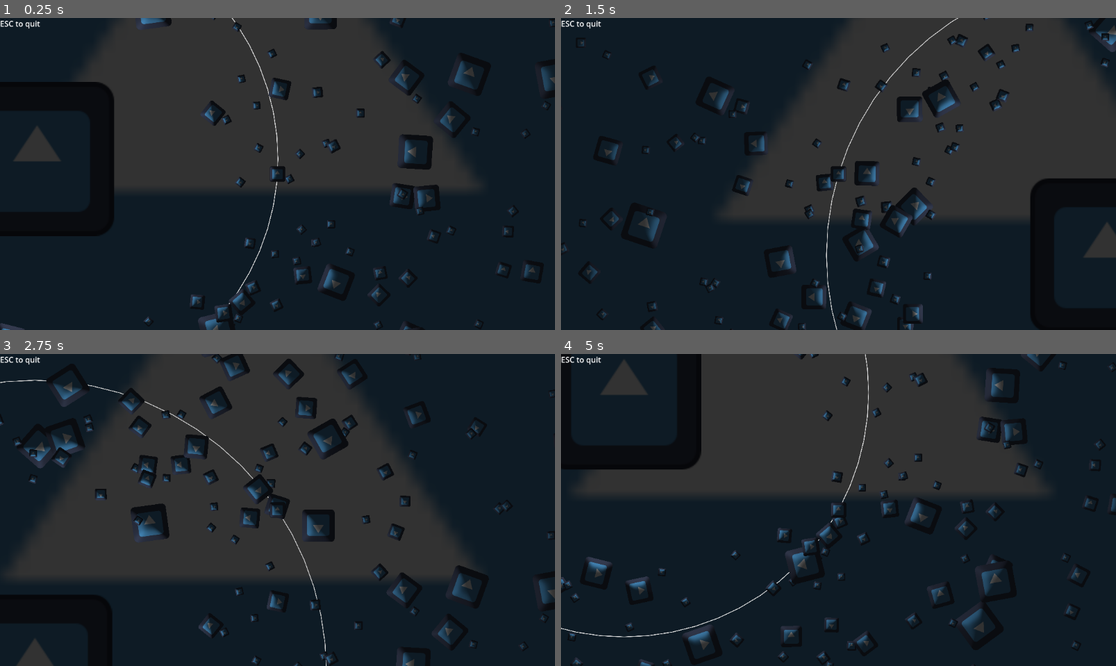
Above: before the commit, frames 1-4 (two rows, left to right).
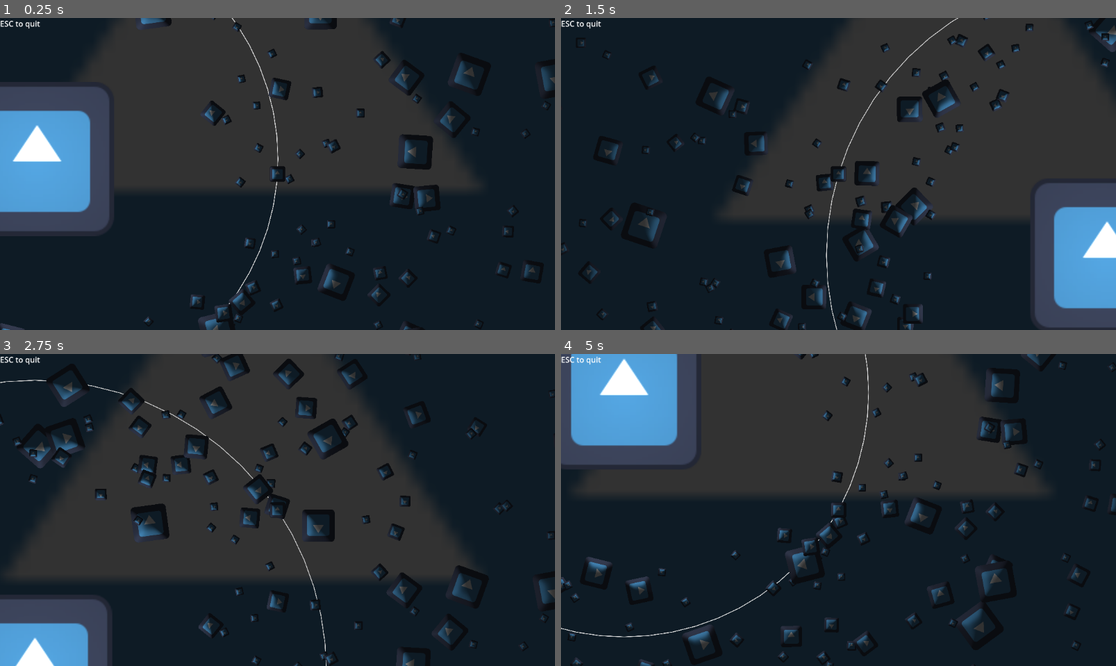
Above: after the commit, the same moments.

Repository: Aroweeri/gmtk2025
Game: Godot game, scene res://scenes/Main.tscn
The game is run twice, just before and just after one commit, with the same random seed, the same clock (stepped at 60 frames per second) and the same inputs. The engine's default icon, where the game draws it, is replaced by a stand-in: a white triangle on a blue panel in a dark square.
Inputs:
- Up to frame 1 (0.25 s): no input
- Up to frame 2 (1.5 s): hold Up (ui_up) 0.53-1.28 s; hold 1 (zoom1) 0.53-1.28 s; hold Down (ui_down) from 1.28 s (still down); tap 2 (zoom2) at 1.35 s
- Up to frame 3 (2.75 s): release Down (ui_down) at 2.03 s; hold Up (ui_up) from 2.03 s (still down); hold 3 (zoom3) from 2.03 s (still down)
- Up to frame 4 (5 s): release 3 (zoom3) at 2.78 s; tap 1 (zoom1) at 2.85 s; release Up (ui_up) at 3.53 s; hold 2 (zoom2) 3.53-4.28 s; hold Down (ui_down) from 3.53 s (still down); tap 3 (zoom3) at 4.35 s

The runs differ from the first frame. In frame 1, 10% of the frame differs, in the area x 0-21%, y 20-70%; in frame 2, 7.4%; in frame 3, 4.6%; in frame 4, 9.3%.

Commit message:
Turn on the sun.

Diff:
--- a/scenes/Main.tscn
+++ b/scenes/Main.tscn
@@ -18,7 +18,6 @@
 script = ExtResource("1_rarhs")
 
 [node name="Sun" type="Sprite2D" parent="."]
-light_mask = 0
 scale = Vector2(10, 10)
 texture = ExtResource("1_rvslj")
 
